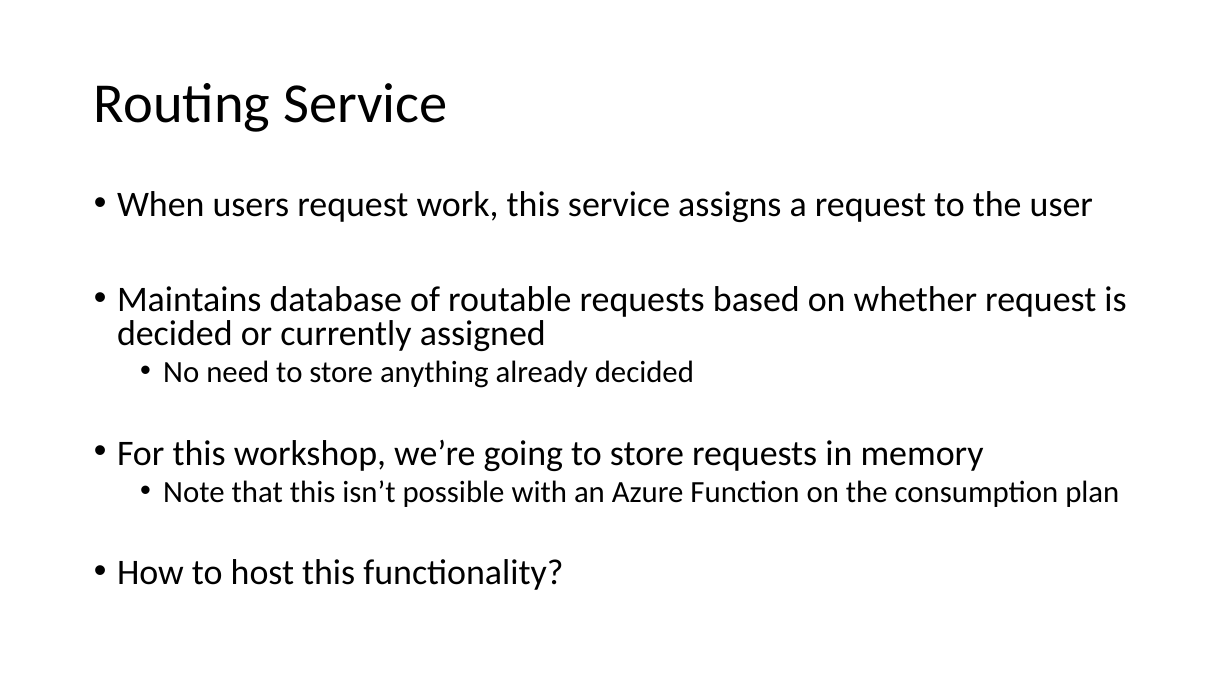
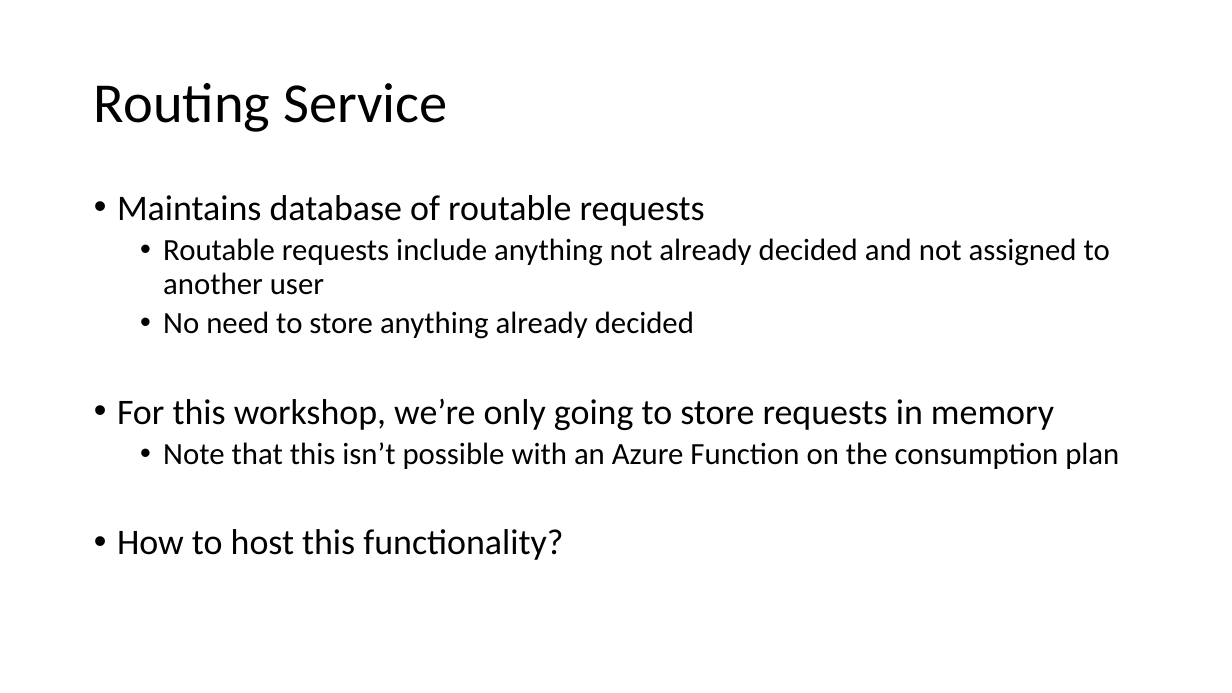
Before and after one commit to scottctr/EdaWorkshop, a slide deck: slide 4 of Sprint3/EdaWorkshop_Sprint3.pptx (slide 5 before the commit). Drawn at 1232x693 pixels with LibreOffice and Linux fonts; fonts in the diff are those of the drawing. Boxes give left, top, right and bottom in pixels: in the first picture for what was removed or moved away, otherwise in the second. Text is boxed around its words. In the diff, an @@ line names an element or a change of style, - is before the commit and + after.

```diff
--- a/Sprint3/EdaWorkshop_Sprint3.pptx
+++ b/Sprint3/EdaWorkshop_Sprint3.pptx
@@ text at (x1=117, y1=195, x2=1110, y2=295): text changed; size 28 to 24 pt @@
-• When users request work, this service assigns a request to the user
-• Maintains database of routable requests based on whether request is decided or currently assigned
+• Maintains database of routable requests
+  • Routable requests include anything not already decided and not assigned to another user
@@ text at (x1=117, y1=311, x2=1119, y2=560): line spacing 0.8 to 0.9 @@
@@ text at (x1=117, y1=398, x2=1054, y2=430): text changed @@
-• For this workshop, we’re going to store requests in memory
+• For this workshop, we’re only going to store requests in memory
```
Also in this commit, not shown: 4 other slides changed, 1 slide removed, 22 other files.
